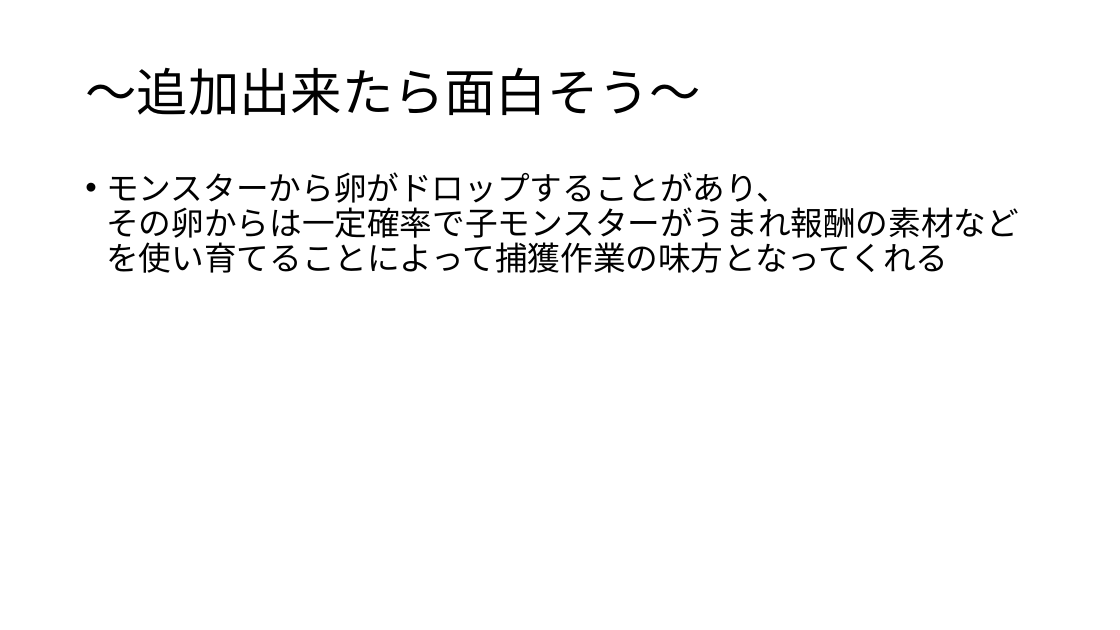
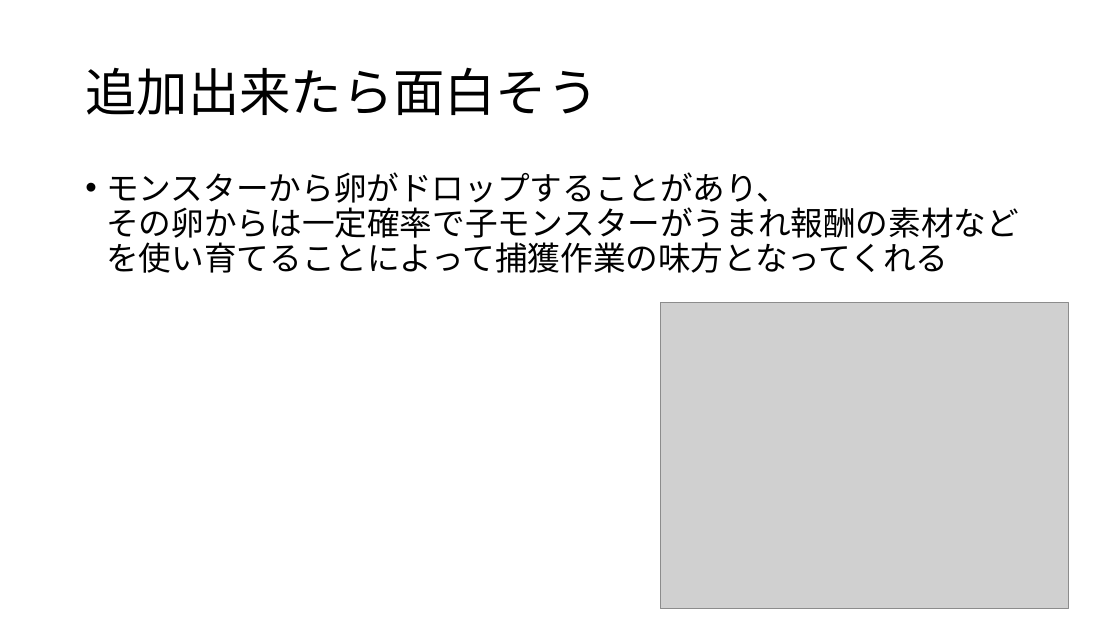
Before and after one commit to UMA729/MySchoolDatas, a slide deck: slide 3 of ゲーム案2.pptx. Drawn at 1120x630 pixels with LibreOffice and Linux fonts; fonts in the diff are those of the drawing; grey boxes stand for pictures. Boxes give left, top, right and bottom in pixels: in the first picture for what was removed or moved away, otherwise in the second. Text is boxed around its words. In the diff, an @@ line names an element or a change of style, - is before the commit and + after.

```diff
--- a/ゲーム案2.pptx
+++ b/ゲーム案2.pptx
@@ title at box(85, 67, 598, 115): text changed @@
-～追加出来たら面白そう～
+追加出来たら面白そう
@@ picture added at box(660, 302, 1069, 609) @@
```
Also in this commit, not shown: 2 other slides changed, 2 slides added, 1 slide removed, 5 other files.
